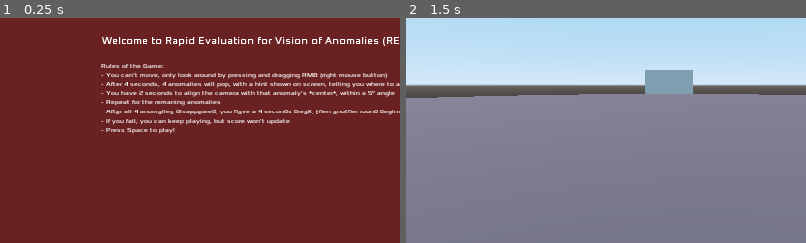
Above: before the commit, frames 1-2 (left to right).
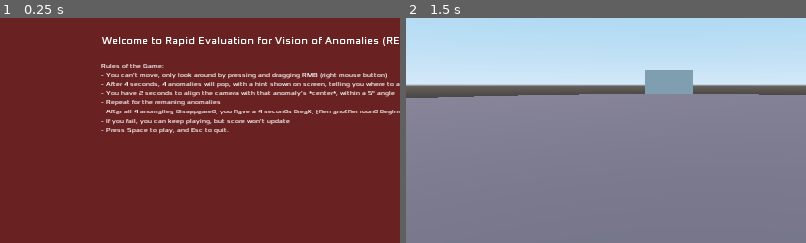
Above: after the commit, the same moments.

Repository: JudgeGregg/REVAn
Game: Godot game, scene res://Game.tscn
Same seed, same stepped clock (60 frames per second), same inputs: the game is played once before the commit and once after it.
Inputs (mouse positions are % of the whole screen's width and height, from its top left):
- Up to frame 1 (0.25 s): no input
- Up to frame 2 (1.5 s): click "Start" at 0.5 s; tap Enter at 1.25 s; move the mouse to (55, 50) at 1.27 s
The pictures show only the part of the screen within x 17-67%, y 35-85%; the shares and areas given below are measured in that part.

The runs differ from the first frame. In frame 1, 0.2% of the frame differs, in the area x 43-58%, y 48-52%; in frame 2, nothing differs.

Commit message:
Switch to fullscreen at start

Diff:
--- a/Game.gd
+++ b/Game.gd
@@ -9,6 +9,7 @@
 
 # Called when the node enters the scene tree for the first time.
 func _ready():
+	OS.window_fullscreen = true
 	$FailedLabel.hide()
 	get_tree().call_group("anomalies", "hide")
 	randomize()
--- a/Game.tscn
+++ b/Game.tscn
@@ -248,7 +248,7 @@
 - Repeat for the remaning anomalies
 - After all 4 anomalies disappeared, you have a 4 seconds break, then another round begins
 - If you fail, you can keep playing, but score won't update
-- Press Space to play!"
+- Press Space to play, and Esc to quit."
 __meta__ = {
 "_edit_use_anchors_": false
 }
--- a/StaticBody.gd
+++ b/StaticBody.gd
@@ -16,6 +16,8 @@
 			dragging = false
 	if event is InputEventMouseMotion and dragging:
 		rotate_y(deg2rad(-event.relative.x) * mouse_sensitivity)
+	if Input.is_key_pressed(KEY_ESCAPE):
+		get_tree().quit()
 
 # Called every frame. 'delta' is the elapsed time since the previous frame.
 #func _process(delta):
Not shown, changed: export_presets.cfg
Not shown, changed: REVAn.pck
